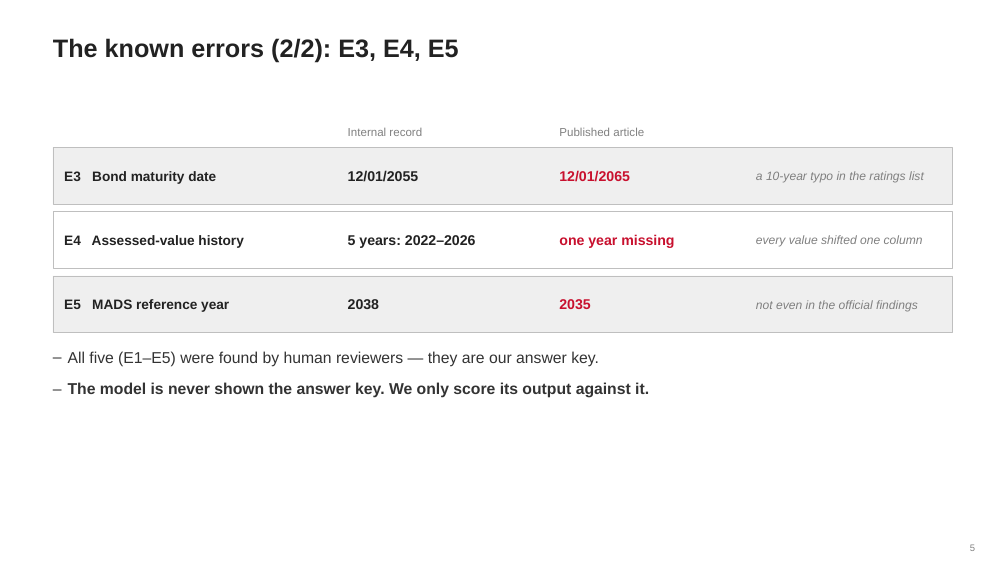
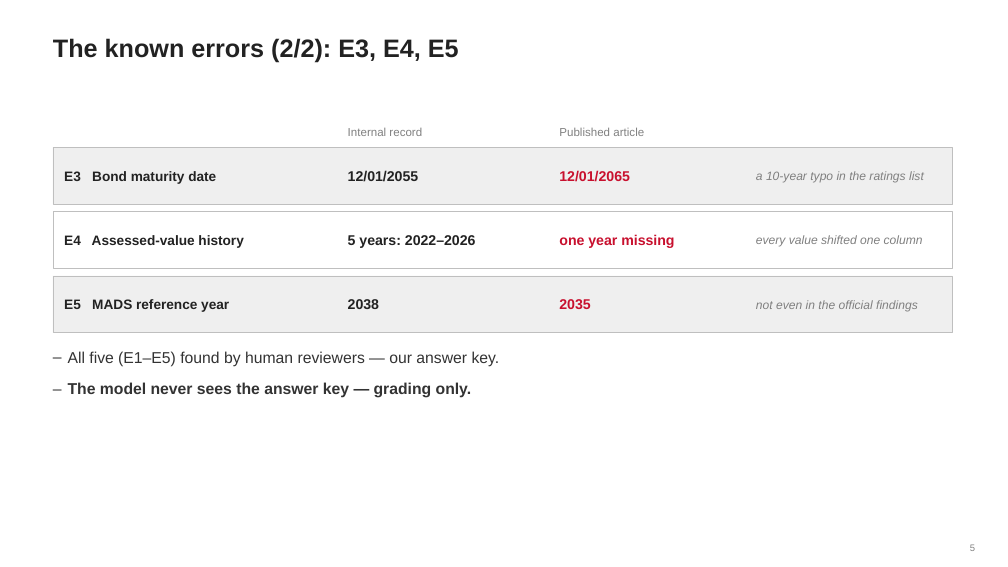
Before and after one commit to ld2955/SelfProject, a slide deck: slide 5 of AI_Summer_League_Demo_plain.pptx. Drawn at 1008x567 pixels with LibreOffice and Linux fonts; fonts in the diff are those of the drawing. Boxes give left, top, right and bottom in pixels: in the first picture for what was removed or moved away, otherwise in the second. Text is boxed around its words. In the diff, an @@ line names an element or a change of style, - is before the commit and + after.

```diff
--- a/AI_Summer_League_Demo_plain.pptx
+++ b/AI_Summer_League_Demo_plain.pptx
@@ text at bbox=[68, 351, 500, 398]: text changed; bold off @@
-– All five (E1–E5) were found by human reviewers — they are our answer key.
-– The model is never shown the answer key. We only score its output against it.
+– All five (E1–E5) found by human reviewers — our answer key.
+– The model never sees the answer key — grading only.
```
Also in this commit, not shown: 14 other slides changed.
